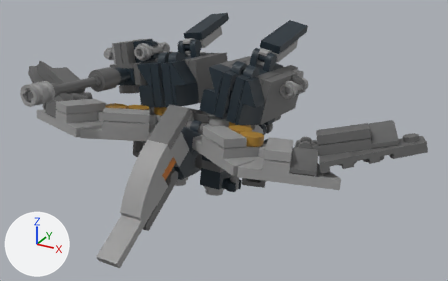
Before and after pictures for a commit that changed the COLLADA model models/transformers/swoop/exports/swoop.dae.
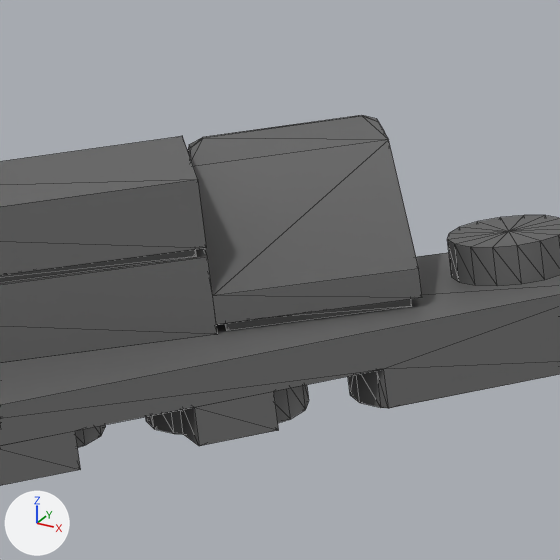
The first picture shows the older version from a 50 mm lens placed at (0.1092, -0.1948, 0.1022), pointed at (0.0109, -0.016, 0.0128). The close-ups show both versions on the part from 77% to 93% of the width and 37% to 64% of the height of that picture; other places that the commit changed are outside them. Arrows for +X, +Y and +Z are at lower left; the lights stay in place. The close-ups show mesh edges as thin lines. Where no turn or scale is listed for an object, it has been applied to the vertices.

In view in the first close-up: 'Node.159', 'Node.160', 'Node.161', 'Node.162'.
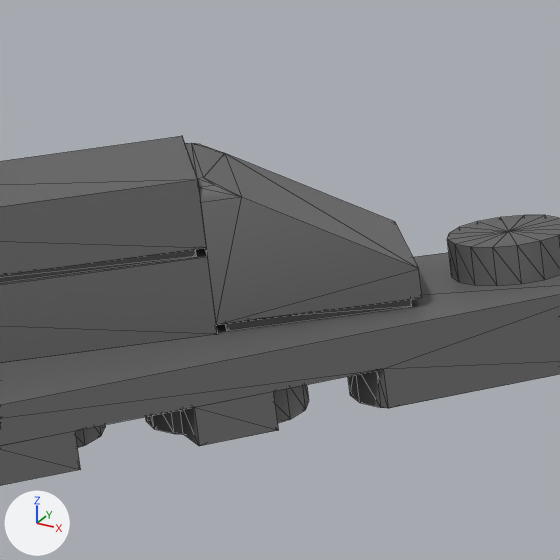
The change, as a diff of the scene's bpy script:
```diff
--- a/models/transformers/swoop/exports/swoop.dae.py
+++ b/models/transformers/swoop/exports/swoop.dae.py
@@ ob_node_162 @@
 ob_node_162.location = (0.06812, -0.0176, 0.02424)
-ob_node_162.rotation_euler = (-0.167, -0.199, 0.387)  # degrees (-9.6, -11, 22)
+ob_node_162.rotation_euler = (-0.202, 0.164, 1.925)  # degrees (-12, 9.4, 110)
```

What differs and where, as boxes (x1, y1, x2, y2) in the close-ups (560 x 560 px):
'Node.162', turned: before (188, 115, 422, 330); after (185, 143, 422, 330)
